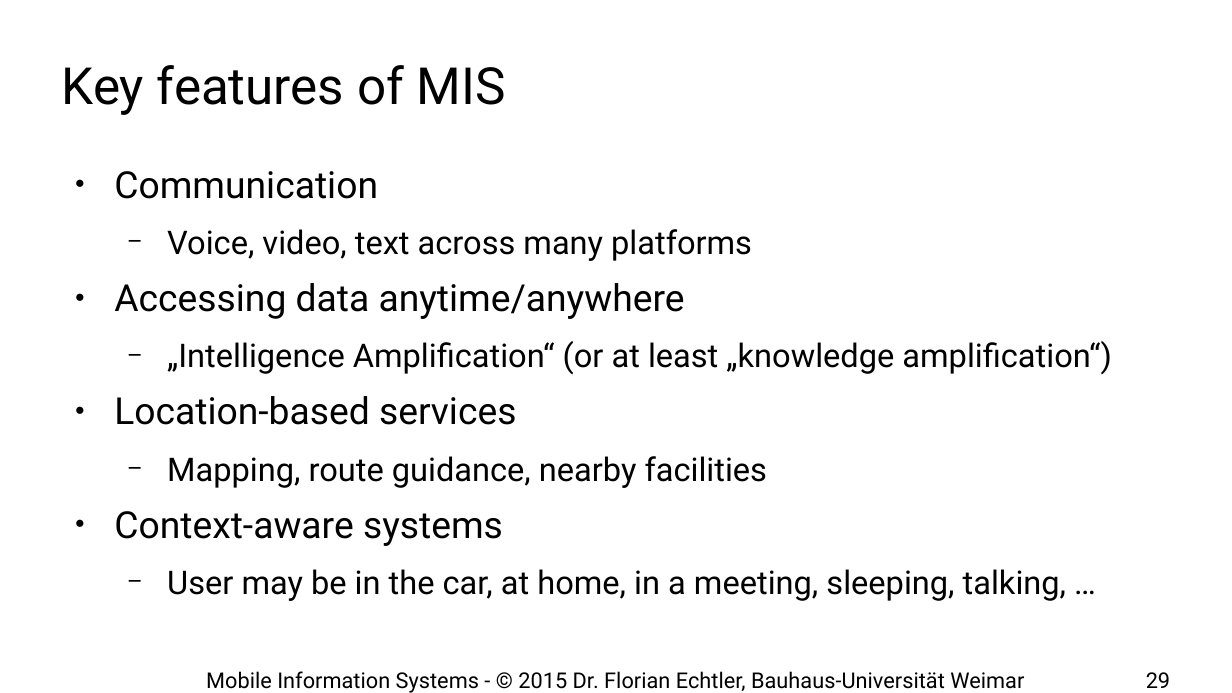
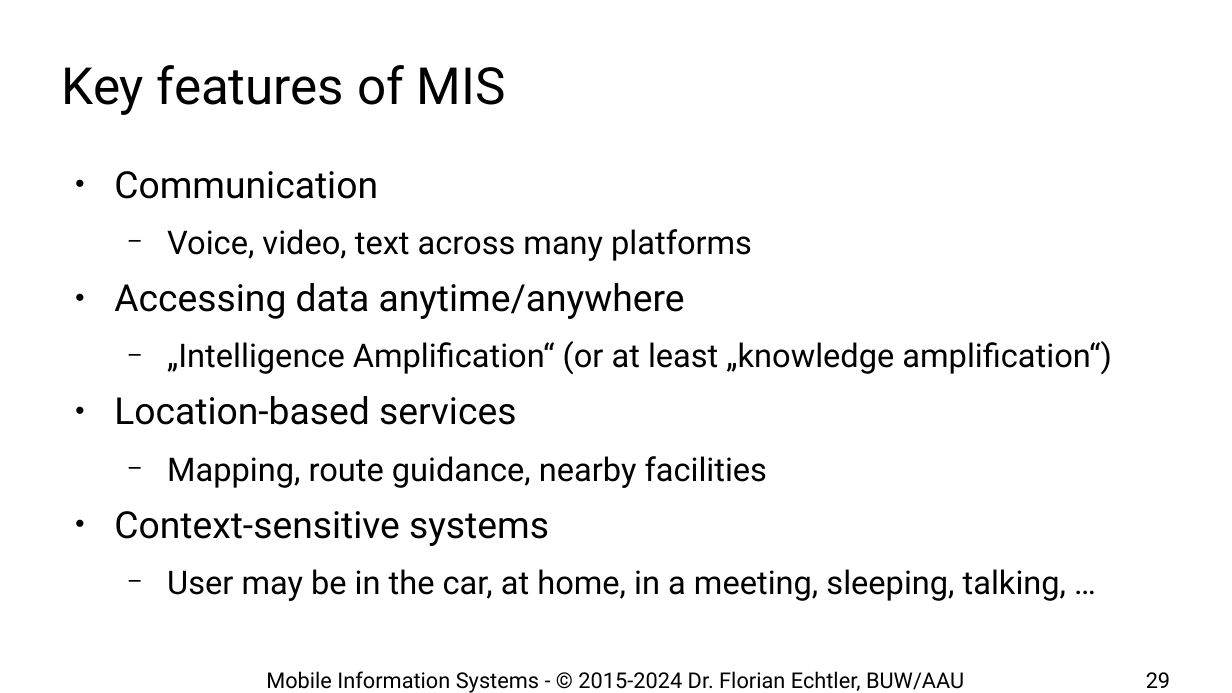
Before and after one commit to floe/mobile-information-systems, a slide deck: slide 29 of 01-introduction-basics.odp. Drawn at 1232x693 pixels with LibreOffice and Linux fonts; fonts in the diff are those of the drawing; background and template pictures are left out. Boxes give left, top, right and bottom in pixels: in the first picture for what was removed or moved away, otherwise in the second. Text is boxed around its words. In the diff, an @@ line names an element or a change of style, - is before the commit and + after.

```diff
--- a/01-introduction-basics.odp
+++ b/01-introduction-basics.odp
@@ text at bbox=[114, 511, 549, 546]: text changed @@
-● Context-aware systems
+● Context-sensitive systems
@@ text at bbox=[266, 671, 964, 693]: text changed @@
-Mobile Information Systems - © 2015 Dr. Florian Echtler, Bauhaus-Universität Weimar
+Mobile Information Systems - © 2015-2024 Dr. Florian Echtler, BUW/AAU
```
Also in this commit, not shown: 35 other slides changed, 1 slide added, 1 other file.
